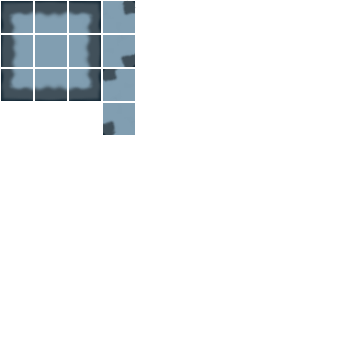
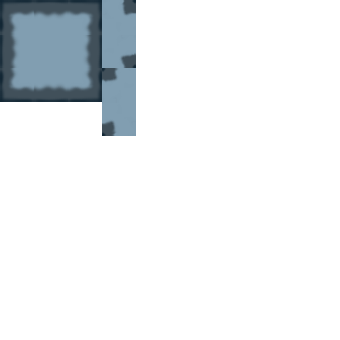
Layers edited between the first and the second (340, 340) image:
painted on "Background" over [0, 0, 136, 136]
